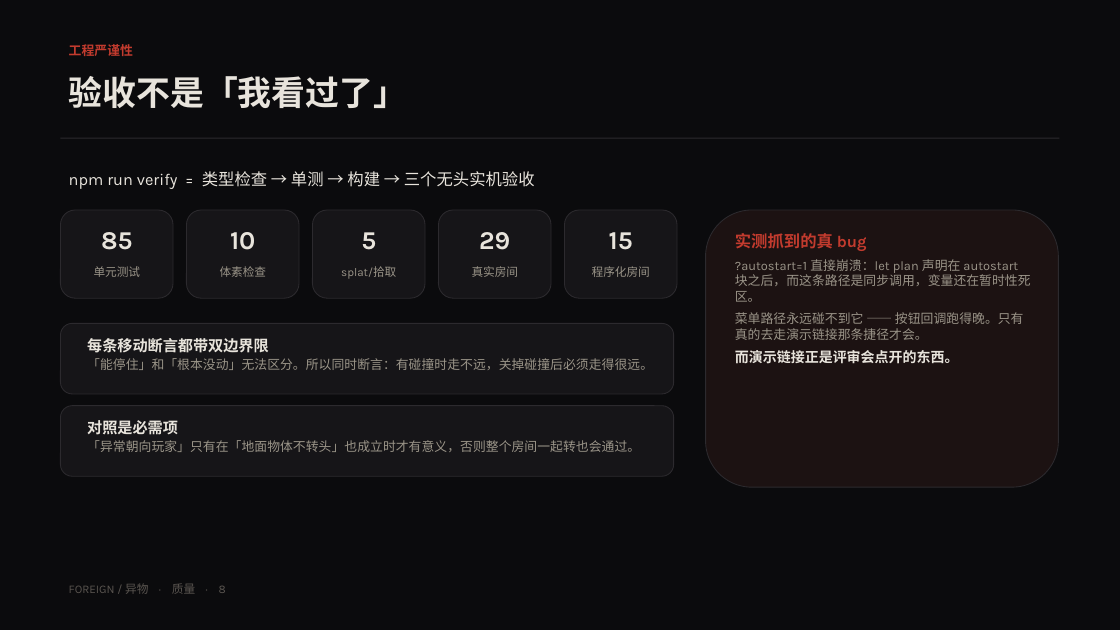
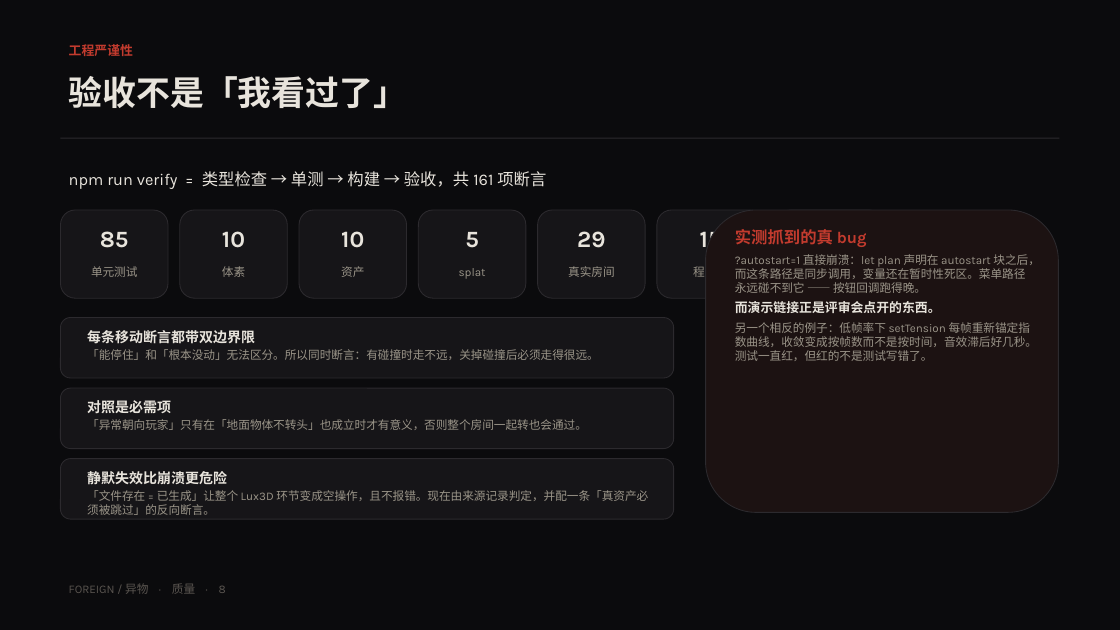
Before and after one commit to cyn-nya/foreign, a slide deck: slide 8 of artifacts/report/FOREIGN-report.pptx. Drawn at 1120x630 pixels with LibreOffice and Linux fonts; fonts in the diff are those of the drawing. Boxes give left, top, right and bottom in pixels: in the first picture for what was removed or moved away, otherwise in the second. Text is boxed around its words. In the diff, an @@ line names an element or a change of style, - is before the commit and + after.

Commit message:
Bring the report back in line with the work
The deck was written six rounds ago and had drifted: it still described the
Lux3D step as a single path, listed four tools where there are now five, said
"three headless acceptance runs" when there are four, and reported deployment as
in progress when the demo has been live and browser-verified for a while.

The asset-iteration slide is the one the rules ask for by name, so it now shows
the four stages that actually happened rather than three and a promise, and the
tool-use slide states the Open API work honestly — the transport is verified
against the real endpoint, which is a stronger claim than "we wrote a client".

Slide 8 gained the principle that this project keeps relearning: a silent failure
is worse than a crash. "File exists means generated" turned the entire Lux3D step
into a no-op that reported success, and the fix is guarded by an assertion in the
opposite direction, because "everything is always stale" would satisfy the first
one. The bug panel keeps the TDZ crash and adds the audio ramp, which is the case
where the test was red for six runs and the test was right.

Verified: deck rebuilds clean against the structural checker (every shape
on-slide, every image undistorted), PDF re-exported with no missing fonts, full
verify green.

```diff
--- a/artifacts/report/FOREIGN-report.pptx
+++ b/artifacts/report/FOREIGN-report.pptx
@@ text at box(69, 171, 546, 189): text changed @@
-npm run verify = 类型检查 → 单测 → 构建 → 三个无头实机验收
+npm run verify = 类型检查 → 单测 → 构建 → 验收，共 161 项断言
@@ rounded rectangle: place and size @@
-rounded rectangle at box(60, 210, 173, 298)
+rounded rectangle at box(60, 210, 168, 298)
@@ text "10": place and size @@
-text "10" at box(230, 232, 255, 250)
+text "10" at box(222, 231, 245, 248)
@@ rounded rectangle: place and size @@
-rounded rectangle at box(187, 210, 299, 298)
+rounded rectangle at box(180, 210, 287, 298)
@@ rounded rectangle: place and size @@
-rounded rectangle at box(313, 210, 425, 298)
+rounded rectangle at box(299, 210, 407, 298)
@@ text added at box(341, 231, 364, 248), 20 pt, text #E8E4DC, bold @@
+10
@@ size 22 to 20 pt in 5 elements at box(100, 231, 129, 248), box(222, 231, 245, 248), box(700, 231, 722, 247), box(577, 231, 605, 248), box(465, 232, 479, 248) @@
@@ rounded rectangle: place and size @@
-rounded rectangle at box(439, 210, 551, 298)
+rounded rectangle at box(418, 210, 526, 298)
@@ text "5": place and size @@
-text "5" at box(361, 232, 376, 250)
+text "5" at box(465, 232, 479, 248)
@@ rounded rectangle: place and size @@
-rounded rectangle at box(565, 210, 677, 298)
+rounded rectangle at box(538, 210, 645, 298)
@@ text "29": place and size @@
-text "29" at box(479, 232, 510, 250)
+text "29" at box(577, 231, 605, 248)
@@ text "15": place and size @@
-text "15" at box(609, 232, 633, 250)
+text "15" at box(700, 231, 722, 247)
@@ rounded rectangle added at box(657, 210, 765, 298), fill #161518, outline #2C2A2E 0.75 pt @@
@@ rounded rectangle: place and size @@
-rounded rectangle at box(706, 210, 1059, 487)
+rounded rectangle at box(706, 210, 1059, 513)
@@ text at box(735, 229, 941, 313): size 12 to 11 pt in "而演示链接正是评审会点开的东西。"; less space between paragraphs; more space between paragraphs @@
@@ rounded rectangle added at box(776, 210, 884, 298), fill #161518, outline #2C2A2E 0.75 pt @@
@@ text at box(222, 266, 245, 277): text changed @@
-体素检查
+体素
@@ text at box(341, 266, 364, 277): text changed @@
-splat/拾取
+资产
@@ text at box(459, 268, 486, 279): text changed @@
-真实房间
+splat
@@ text at box(568, 266, 615, 277): text changed @@
-程序化房间
+真实房间
@@ text added at box(693, 266, 728, 277), 10 pt, text #9A9488 @@
+程序化
@@ text at box(735, 254, 1040, 293): text changed; size 11 to 10 pt @@
-?autostart=1 直接崩溃：let plan 声明在 autostart 块之后，而这条路径是同步调用，变量还在暂时性死区。
-菜单路径永远碰不到它 —— 按钮回调跑得晚。只有真的去走演示链接那条捷径才会。
+?autostart=1 直接崩溃：let plan 声明在 autostart 块之后，而这条路径是同步调用，变量还在暂时性死区。菜单路径永远碰不到它 —— 按钮回调跑得晚。
@@ rounded rectangle: place and size @@
-rounded rectangle at box(60, 323, 674, 394)
+rounded rectangle at box(60, 318, 674, 378)
@@ text "每条移动断言都带双边界限": place and size @@
-text "每条移动断言都带双边界限" at box(87, 338, 653, 370)
+text "每条移动断言都带双边界限" at box(87, 330, 599, 360)
@@ text "每条移动断言都带双边界限" at box(87, 330, 599, 360): size 13 to 12 pt in "每条移动断言都带双边界限"; size 11 to 10 pt in "「能停住」和「根本没动」无法区分。所以同时断言：有碰撞时走不远，关掉碰撞后必须走得很远。" @@
@@ text at box(735, 322, 1037, 361): paragraph added @@
+另一个相反的例子：低帧率下 setTension 每帧重新锚定指数曲线，收敛变成按帧数而不是按时间，音效滞后好几秒。测试一直红，但红的不是测试写错了。
@@ rounded rectangle: place and size @@
-rounded rectangle at box(60, 406, 674, 476)
+rounded rectangle at box(60, 388, 674, 449)
@@ text "对照是必需项": place and size @@
-text "对照是必需项" at box(87, 420, 640, 452)
+text "对照是必需项" at box(87, 400, 587, 430)
@@ text "对照是必需项" at box(87, 400, 587, 430): size 13 to 12 pt in "对照是必需项"; size 11 to 10 pt in "「异常朝向玩家」只有在「地面物体不转头」也成立时才有意义，否则整个房间一起转也会通过。" @@
@@ rounded rectangle added at box(60, 459, 674, 519), fill #161518, outline #2C2A2E 0.75 pt @@
@@ text added at box(87, 471, 648, 515), 10 pt, text #9A9488 @@
+静默失效比崩溃更危险
+「文件存在 = 已生成」让整个 Lux3D 环节变成空操作，且不报错。现在由来源记录判定，并配一条「真资产必须被跳过」的反向断言。
```
Also in this commit, not shown: 3 other slides changed, 10 other files.
